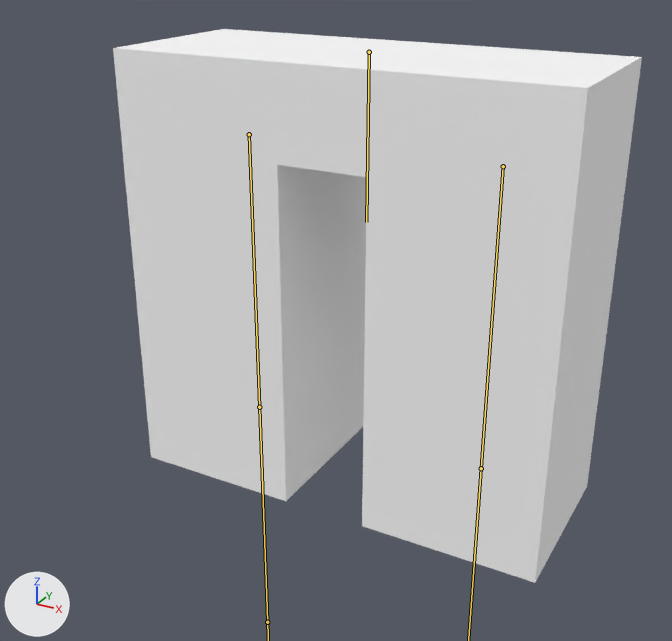
A saved change to the FBX model Game/Assets/Models/Player/Legs.fbx.
Both versions are drawn from a 50 mm lens placed at (4.42, -8.73, 6.31), pointed at (0.12, -0.92, 2.4). Every picture has the same lights, and +X, +Y and +Z are marked at lower left. The bones that bend it are drawn over the model as lines.

In view in the first picture: 'PlayerLegs'.
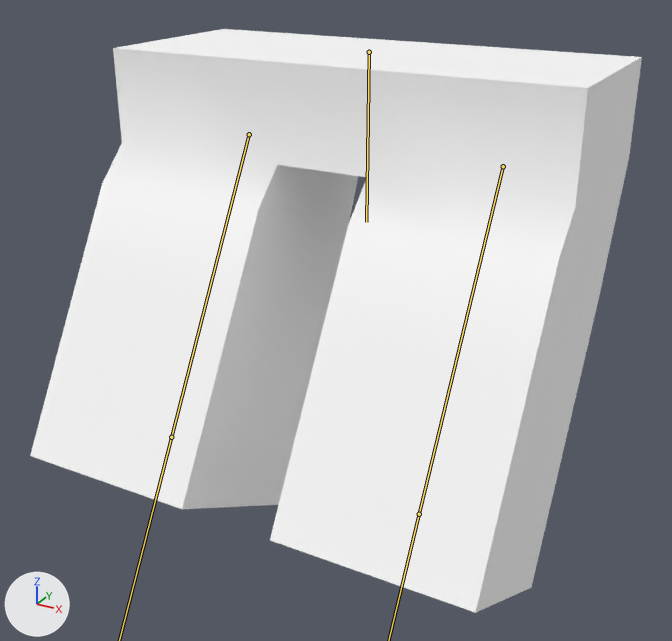
The newer file adds an action. The first version stands in its rest pose; the second is drawn at frame 1 of the action 'Armature|Jump'.

What differs and where, as boxes (x1, y1, x2, y2) in the pictures (672 x 641 px):
'PlayerLegs', posed (16% wider): before (113, 29, 642, 583); after (30, 29, 642, 613)
bone 'leg.L', root to tip: before (503, 166) to (481, 468); after (503, 166) to (419, 514)
bone 'leg.R', root to tip: before (249, 134) to (259, 407); after (249, 134) to (171, 437)

The change in detail:
Bone 'leg.L' (bone_leg_l) turns from (0, 0, 0) to (0, 0, 30) degrees about its own x, y and z.
Bone 'leg.R' (bone_leg_r) turns from (0, 0, 0) to (0, 0, 30) degrees about its own x, y and z.
